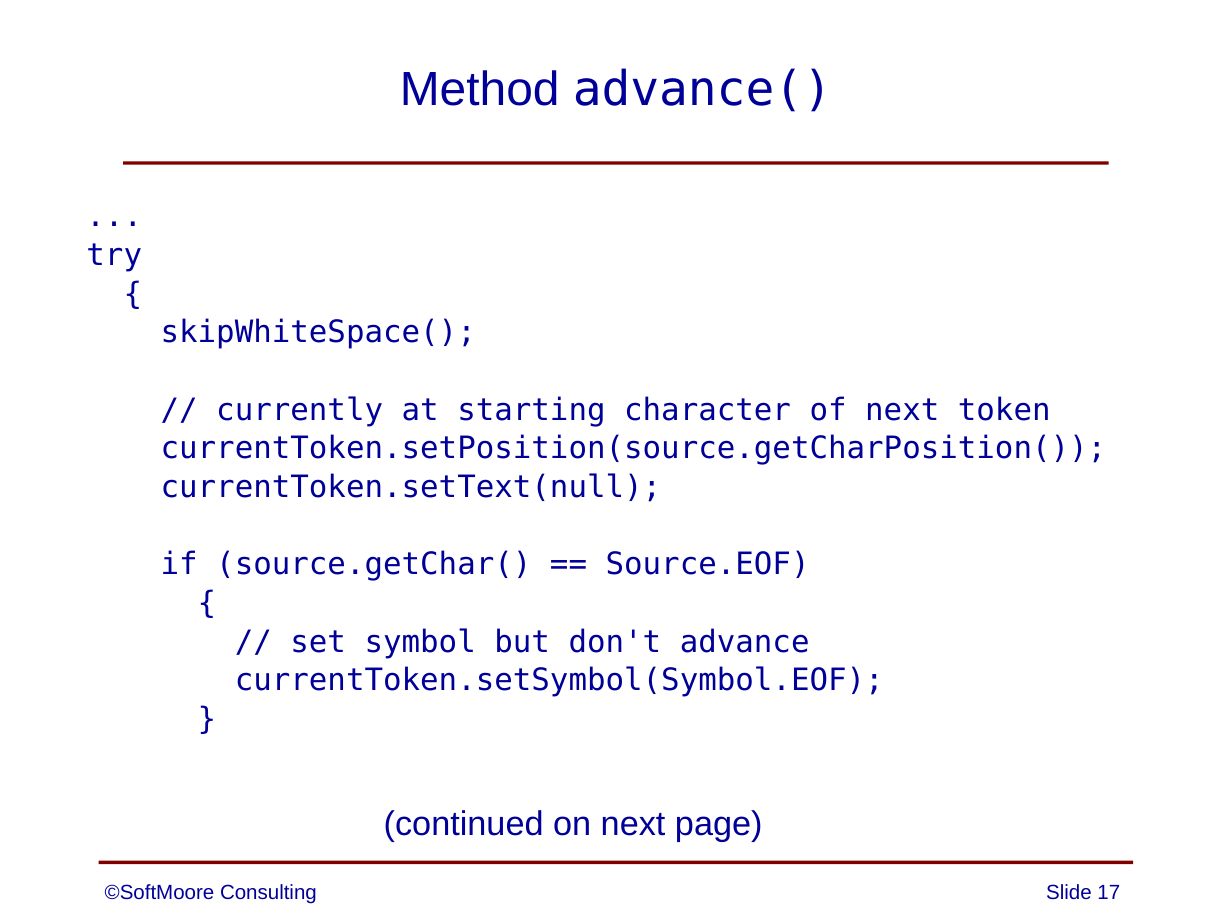
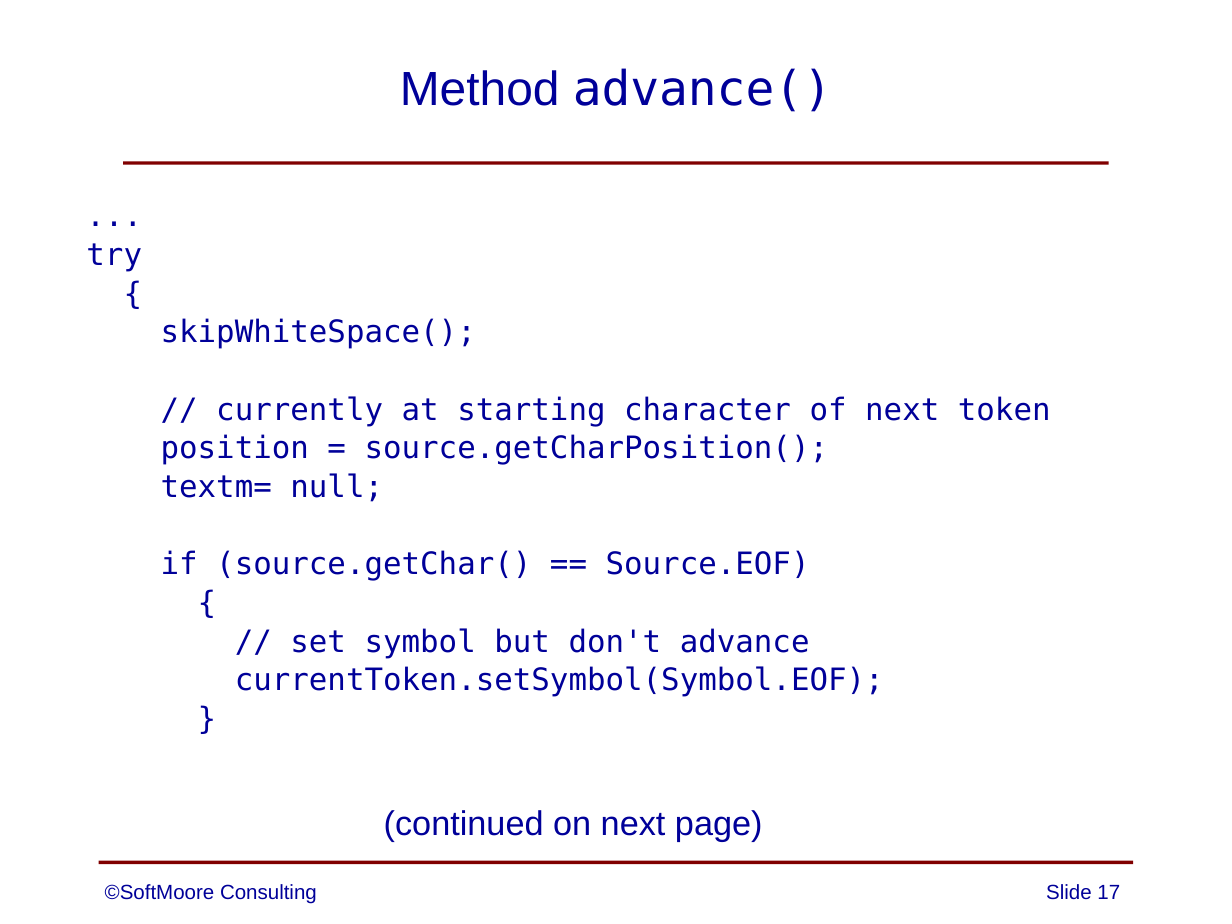
Before and after one commit to SoftMoore/CPRL, a slide deck: slide 17 of PowerPoint Slides/05 - Lexical Analysis.pptx. Drawn at 1232x924 pixels with LibreOffice and Linux fonts; fonts in the diff are those of the drawing. Boxes give left, top, right and bottom in pixels: in the first picture for what was removed or moved away, otherwise in the second. Text is boxed around its words. In the diff, an @@ line names an element or a change of style, - is before the commit and + after.

Commit message:
resynchronized slides and source code

```diff
--- a/PowerPoint Slides/05 - Lexical Analysis.pptx
+++ b/PowerPoint Slides/05 - Lexical Analysis.pptx
@@ text at (161, 434, 829, 502): text changed @@
-currentToken.setPosition(source.getCharPosition());
-currentToken.setText(null);
+position = source.getCharPosition();
+textm= null;
```
Also in this commit, not shown: 3 other slides changed, 2 other files.
